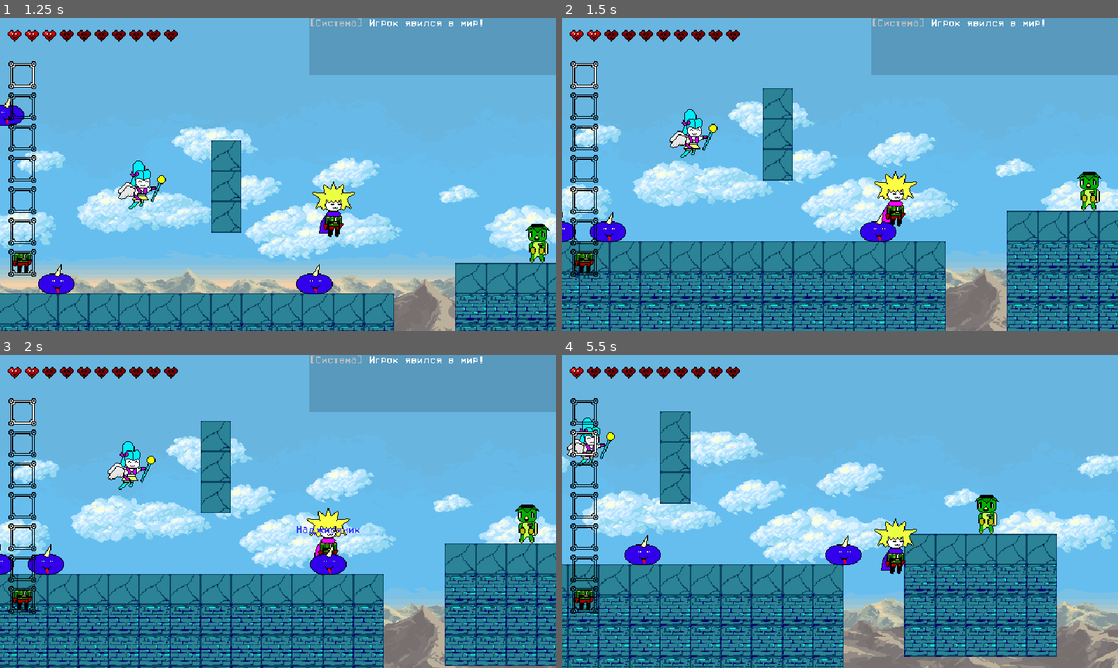
Above: before the commit, frames 1-4 (two rows, left to right).
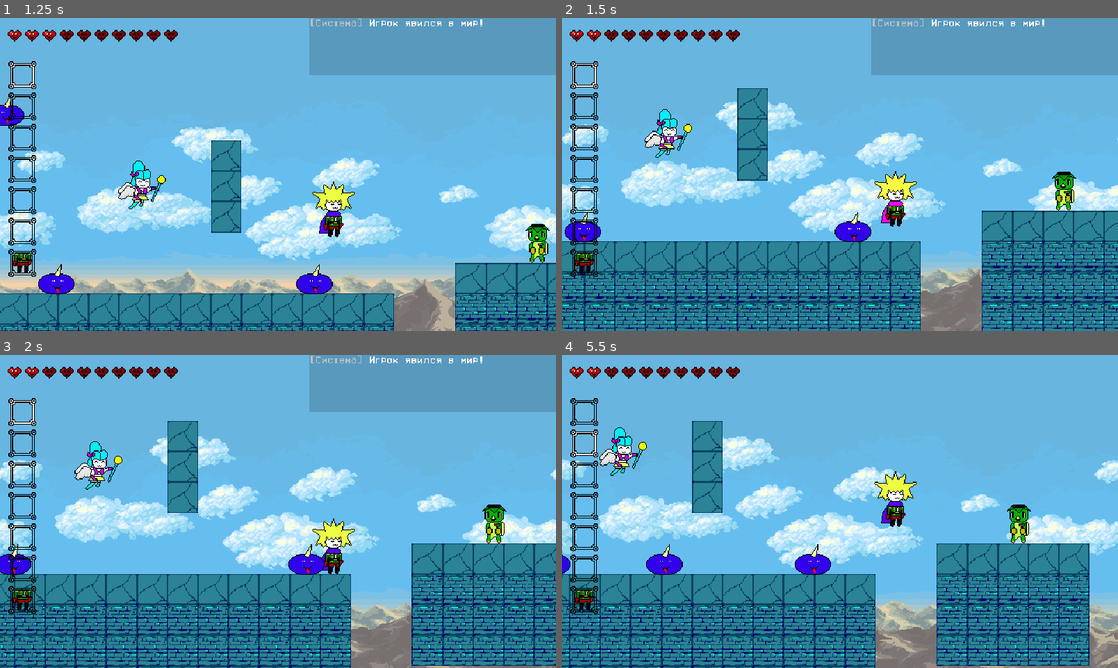
Above: after the commit, the same moments.

Repository: zoomergames/magicia
Game: Godot game, scene res://core/game.tscn
Same seed, same stepped clock (60 frames per second), same inputs: the game is played once before the commit and once after it.
Inputs (mouse positions are in pixels of both pictures, inside the frame that each line leads up to):
- Up to frame 1 (1.25 s): tap Enter (ui_accept) at 0.5 s; move the mouse to (400, 158) at 0.52 s; hold D (move_right) from 0.53 s (still down); click (400, 158) at 0.6 s; tap W (jump) at 0.77, 0.8, 1.07 s
- Up to frame 2 (1.5 s): release D (move_right) at 1.25 s; drag from (728, 190) to (901, 230) at 1.27 s
- Up to frame 3 (2 s): no input
- Up to frame 4 (5.5 s): move the mouse to (895, 442) at 2.02 s; hold A (move_left) 2.03-2.75 s; click (895, 442) at 2.1 s; tap W (jump) at 2.3, 3.77, 3.8, 4.07, 5.3 s; drag from (812, 574) to (784, 495) at 2.77 s; move the mouse to (1006, 558) at 3.52 s; hold D (move_right) 3.53-4.25 s; tap Mouse wheel down (prev_slot) at 3.6 s; drag from (673, 464) to (1062, 536) at 4.27 s; move the mouse to (867, 511) at 5.02 s; hold D (move_right) from 5.03 s (still down); tap 2 (slot_2) at 5.1 s; click (867, 511) at 5.17 s

Frame 1 is identical in both runs. In frame 2, 26% of the frame differs, in the area x 0-100%, y 22-100%; in frame 3, 27%; in frame 4, 39%, in the area x 0-100%, y 4-100%.

Commit message:
исправлен отскок игрока от удара

Diff:
--- a/entities/player/player.gd
+++ b/entities/player/player.gd
@@ -12,6 +12,7 @@
 var speed: int = 200
 var jump_velocity: int = -400
 var gravity: int = ProjectSettings.get_setting("physics/2d/default_gravity")
+
 var knockback_timer: float = 0.0
 
 # ЗДОРОВЬЕ
@@ -125,29 +126,36 @@
 
 	if not is_on_floor():
 		velocity.y += gravity * delta
-	if Input.is_action_just_pressed("jump") and is_on_floor():
-		velocity.y = jump_velocity
-
-	if direction != 0:
-		velocity.x = direction * speed
+
+	if knockback_timer <= 0.0:
+		if Input.is_action_just_pressed("jump") and is_on_floor():
+			velocity.y = jump_velocity
+
+		if direction != 0:
+			velocity.x = direction * speed
+		else:
+			velocity.x = 0
+
+		if direction < 0:
+			sprite.flip_h = true
+			%WeaponSlot.position.x = -hand_offset_x
+			%ArmorSlot.scale.x = -1.0
+			$AmuletSlot.scale.x = -1.0
+			%FistAttackArea.scale.x = -1.0
+			weapon_slot.scale.x = -1.0
+		elif direction > 0:
+			sprite.flip_h = false
+			%WeaponSlot.position.x = hand_offset_x
+			%ArmorSlot.scale.x = 1.0
+			$AmuletSlot.scale.x = 1.0
+			%FistAttackArea.scale.x = 1.0
+			weapon_slot.scale.x = 1.0
 	else:
-		velocity.x = 0
-
-	if direction < 0:
-		sprite.flip_h = true
-		%WeaponSlot.position.x = -hand_offset_x
-		%ArmorSlot.scale.x = -1.0
-		$AmuletSlot.scale.x = -1.0
-		%FistAttackArea.scale.x = -1.0
-		weapon_slot.scale.x = -1.0
-	elif direction > 0:
-		sprite.flip_h = false
-		%WeaponSlot.position.x = hand_offset_x
-		%ArmorSlot.scale.x = 1.0
-		$AmuletSlot.scale.x = 1.0
-		%FistAttackArea.scale.x = 1.0
-		weapon_slot.scale.x = 1.0
-
+		knockback_timer -= delta
+		velocity.x = move_toward(velocity.x, 0.0, 1500.0 * delta)
+
+
+	# атака
 	if !(is_frozen or is_dead) and Input.is_action_just_pressed("attack") and get_viewport().gui_get_hovered_control() == null:
 		if weapon_slot.get_child_count() > 0:
 			var current_weapon = weapon_slot.get_child(0)
@@ -273,7 +281,7 @@
 		return
 
 	current_hp -= amount
-	invulnerability_timer = 0.5
+	invulnerability_timer = 1.5
 	print("[ИГРОК] Получил урон: ", amount, ". Осталось ХП: ", current_hp)
 
 	Global.update_hearts_display()
@@ -288,6 +296,7 @@
 		else:
 			velocity.x = -350.0
 		velocity.y = -150.0
+		knockback_timer = 0.2
 
 
 	if amount:
--- a/entities/player/player.tscn
+++ b/entities/player/player.tscn
@@ -12,8 +12,8 @@
 [sub_resource type="RectangleShape2D" id="RectangleShape2D_fkugw"]
 size = Vector2(20, 50)
 
-[sub_resource type="CircleShape2D" id="CircleShape2D_fkugw"]
-radius = 15.132746
+[sub_resource type="RectangleShape2D" id="RectangleShape2D_8fjmc"]
+size = Vector2(28, 50)
 
 [node name="Player" type="CharacterBody2D" unique_id=152261700]
 collision_layer = 2
@@ -62,5 +62,5 @@
 monitorable = false
 
 [node name="CollisionShape2D" type="CollisionShape2D" parent="FistAttackArea" unique_id=1786704301]
-position = Vector2(17, 17)
-shape = SubResource("CircleShape2D_fkugw")
+position = Vector2(25, 11)
+shape = SubResource("RectangleShape2D_8fjmc")
--- a/items/weapons/ak-47/ak-47.tres
+++ b/items/weapons/ak-47/ak-47.tres
@@ -12,7 +12,7 @@
 icon = ExtResource("1_tjesr")
 scene = ExtResource("2_5ti6d")
 type = "firearm"
-attack_speed = 0.1
+attack_speed = 0.05
 cost = 10
 description = "Легендарный советский автомат. Сталин одобряет."
 metadata/_custom_type_script = "uid://cnngvcyavt4ek"
